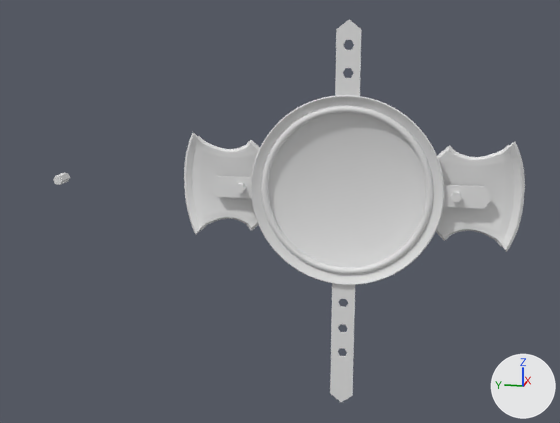
Before and after pictures for a commit that changed the Blender file BlenderFiles/Sheild_3.blend.
Both versions are drawn from a camera (50 mm lens) standing at (-6.74, -0.76, 1.49) and looking at (-0.21, 0.55, -0.14). Arrows for +X, +Y and +Z are at lower right; the lights stay in place. The first picture is the older version.
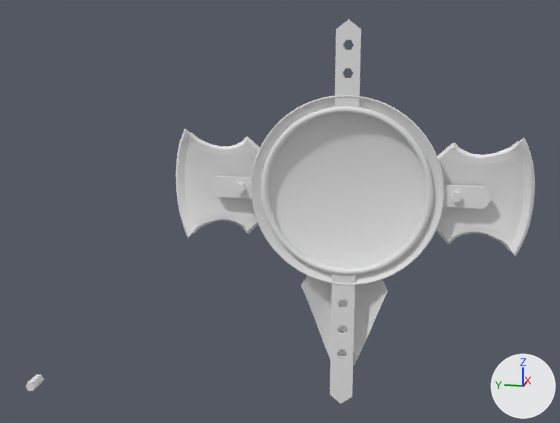
Location of each change, (x1, y1, x2, y2) in pixels of the pictures (560 x 423 px; the box of a moved part takes in the faces that stretch with it):
```json
{"object": "Cube", "change": "reshaped", "before": [184, 132, 525, 252], "after": [176, 129, 535, 256]}
{"object": "Plane", "change": "reshaped", "before": [330, 20, 361, 402], "after": [330, 19, 361, 403]}
{"object": "Torus.001", "change": "mesh rescaled", "before": [262, 106, 433, 274], "after": [261, 106, 433, 275]}
{"object": "Plane.001", "change": "added", "after": [301, 275, 388, 367]}
{"object": "Base_Cylinder", "change": "moved", "before": [53, 173, 70, 185], "after": [26, 374, 44, 391]}
{"part": 1, "of": "me_plane", "change": "moved or reshaped", "before": [335, 20, 361, 106], "after": [335, 19, 361, 108]}
{"part": 2, "of": "me_plane", "change": "moved or reshaped", "before": [330, 274, 355, 402], "after": [330, 273, 355, 403]}
```

Edits to the scene script, one JSON object a line:
```json
{"block": "me_plane", "where": "# used by ob_plane; location = (0.0, 0.0, 0.0); rotation_euler = (0.0, 1.571, 0.0), in degrees (0, 90, 0)"}
{"op": "remove", "block": "me_plane", "code": "me_plane.from_pydata(...)  # 34 vertices, 30 faces; spans x -1.5..2.06, y -0.11..0.11, z 0.04..0.06"}
{"op": "add", "block": "me_plane", "code": "me_plane.from_pydata(...)  # 36 vertices, 30 faces; spans x -1.5..2.06, y -0.11..0.11, z 0.01..0.06"}
{"block": "me_plane", "change": "me_plane part 1: 10 vertices moved from x -1.5..-0.74, y -0.11..0.11, z 0.04..0.06 to x -1.5..-0.73, y -0.11..0.11, z 0.01..0.06; 2 vertices added at x -1.12..-0.94, y 0.0, z 0.06"}
{"block": "me_plane", "change": "me_plane part 2: 11 vertices moved from x 0.74..2.06, y -0.11..0.11, z 0.04..0.06 to x 0.75..2.06, y -0.11..0.11, z 0.01..0.06"}
{"block": "me_cube", "where": "# used by ob_cube; location = (-0.064, 0.761, 0.001); scale = (0.0315, 0.148, 0.148)"}
{"op": "remove", "block": "me_cube", "code": "me_cube.from_pydata(...)  # 3210 vertices, 3208 faces; spans x 4.82..9.61, y -2.3..5.32, z -3.33..3.33"}
{"op": "add", "block": "me_cube", "code": "me_cube.from_pydata(...)  # 2950 vertices, 2948 faces; spans x 4.62..9.75, y -2.28..5.88, z -3.56..3.56"}
{"block": "me_cube", "change": "me_cube part 3: 3210 vertices removed from x 4.82..9.61, y -2.3..5.32, z -3.33..3.33; 2950 vertices added at x 4.62..9.75, y -2.28..5.88, z -3.56..3.56"}
{"block": "me_torus_001", "where": "# used by ob_torus_001; location = (0.049, 0.0, 0.0); rotation_euler = (0.0, 1.571, 0.0), in degrees (0, 90, 0)"}
{"op": "remove", "block": "me_torus_001", "code": "me_torus_001.from_pydata(...)  # 2048 vertices, 2048 faces; spans x -0.77..0.77, y -0.77..0.77, z -0.03..0.03"}
{"op": "add", "block": "me_torus_001", "code": "me_torus_001.from_pydata(...)  # 2048 vertices, 2048 faces; spans x -0.77..0.77, y -0.77..0.77, z -0.05..0.03"}
{"block": "me_torus_001", "change": "me_torus_001 part 4: the whole mesh is scaled about its middle by (1, 1, 1.52), then moved by (0.0, 0.0, -0.01)"}
{"op": "add", "block": "me_plane_001", "code": ["me_plane_001 = bpy.data.meshes.new('Plane.001')", "me_plane_001.from_pydata(...)  # 3388 vertices, 3386 faces; spans x -1.02..0.62, y -0.4..0.4, z -0.86..-0.65"]}
{"op": "set", "path": "ob_base_cylinder.location", "old": "(0.108, 2.771, 0.0)", "new": "(-0.686, 2.771, -1.77)"}
{"op": "add", "block": "ob_plane_001", "code": ["ob_plane_001 = bpy.data.objects.new('Plane.001', me_plane_001)", "ob_plane_001.location = (0.919, 0.0, -1.327)", "ob_plane_001.rotation_euler = (0.0, 1.571, 0.0)  # degrees (0, 90, 0)", "_m = ob_plane_001.modifiers.new('Solidify', 'SOLIDIFY')"]}
```
